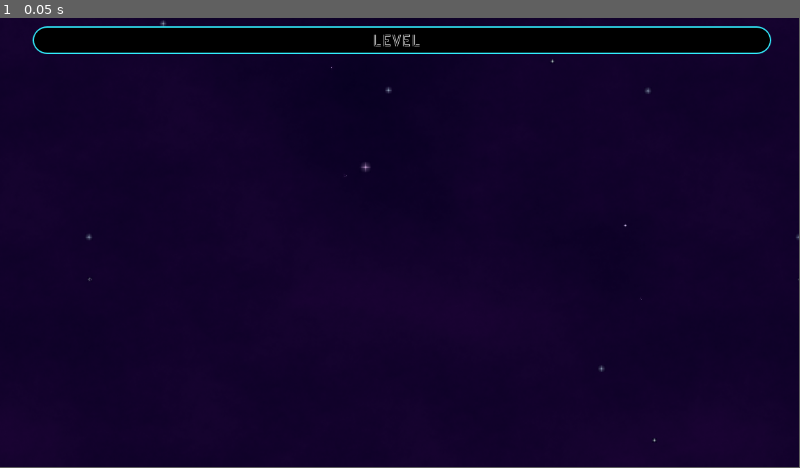
Above: before the commit, frame 1.
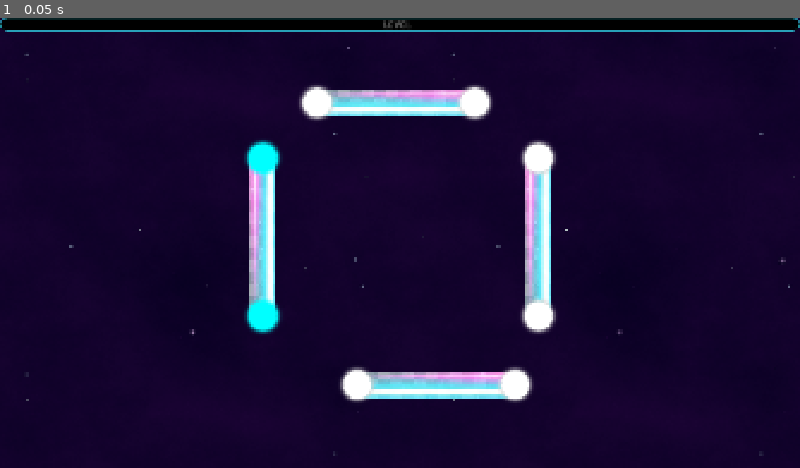
Above: after the commit, the same moment.

Repository: CarlesRa/Harmony-Waves
Game: Godot game, scene res://scenes/main_game.tscn
Two runs of this game, one before a commit and one after it. Both use one fixed random seed, a clock stepped at 60 frames per second and the inputs below. The project has no main scene, so this scene is started directly. Sound files missing from this copy of the repository are replaced by a short silence.
Inputs:
- Up to frame 1 (0.05 s): no input
In our replay, the window is 799x449 before the commit and 800x450 after it. These sizes can differ from the game's own. Grey fills any space a smaller window leaves; there, only what the larger window draws over its background counts as a difference.

The runs differ from the first frame. In frame 1, 13% of the frame differs, in the area x 0-100%, y 0-98%.

Commit message:
initializing scenes from game_manager

Diff:
--- a/project.godot
+++ b/project.godot
@@ -19,6 +19,12 @@
 GameManager="*res://scripts/game_manager.gd"
 AudioManager="*res://scripts/audio_manager.gd"
 
+[display]
+
+window/size/viewport_width=1920
+window/size/viewport_height=1080
+window/stretch/mode="canvas_items"
+
 [file_customization]
 
 folder_colors={
--- a/scenes/main_game.tscn
+++ b/scenes/main_game.tscn
@@ -1,5 +1,6 @@
-[gd_scene load_steps=5 format=3 uid="uid://cvopl44y2w53g"]
+[gd_scene load_steps=6 format=3 uid="uid://cvopl44y2w53g"]
 
+[ext_resource type="Script" uid="uid://cen5lq5w1moqa" path="res://scripts/main_game.gd" id="1_0rdsr"]
 [ext_resource type="Texture2D" uid="uid://cf144ievyx2e2" path="res://assets/hud/back.png" id="1_s3esy"]
 [ext_resource type="StyleBox" uid="uid://sh88fli7vay3" path="res://assets/styles/neon_style.tres" id="2_72e8q"]
 [ext_resource type="Theme" uid="uid://4t1h5fcm8in2" path="res://assets/themes/main_theme.tres" id="2_d2op2"]
@@ -7,39 +8,39 @@
 [sub_resource type="Environment" id="Environment_s3esy"]
 glow_bloom = 0.8
 
-[node name="MainGame" type="Node"]
-
-[node name="WorldEnvironment" type="WorldEnvironment" parent="."]
-environment = SubResource("Environment_s3esy")
+[node name="MainGame" type="Node2D"]
+script = ExtResource("1_0rdsr")
 
 [node name="HUD" type="CanvasLayer" parent="."]
 
-[node name="HUD_Background" type="TextureRect" parent="HUD"]
-offset_right = 40.0
-offset_bottom = 40.0
+[node name="CanvasLayer" type="CanvasLayer" parent="HUD"]
+layer = -10
+
+[node name="HUD_Background" type="TextureRect" parent="HUD/CanvasLayer"]
+anchors_preset = 15
+anchor_right = 1.0
+anchor_bottom = 1.0
+grow_horizontal = 2
+grow_vertical = 2
 size_flags_horizontal = 4
 size_flags_vertical = 4
 texture = ExtResource("1_s3esy")
 
 [node name="InfoBar_Layout" type="Control" parent="HUD"]
 layout_mode = 3
-anchors_preset = 0
-offset_left = 47.0
-offset_top = 32.0
-offset_right = 1112.0
-offset_bottom = 72.0
+anchors_preset = 10
+anchor_right = 1.0
+grow_horizontal = 2
 size_flags_horizontal = 4
+size_flags_vertical = 0
 theme = ExtResource("2_d2op2")
 
 [node name="Toolbar" type="PanelContainer" parent="HUD/InfoBar_Layout"]
 layout_mode = 1
-anchors_preset = 15
+anchors_preset = 10
 anchor_right = 1.0
-anchor_bottom = 1.0
-offset_top = -20.0
-offset_bottom = -20.0
+offset_bottom = 32.0
 grow_horizontal = 2
-grow_vertical = 2
 theme_override_styles/panel = ExtResource("2_72e8q")
 
 [node name="LevelLabel" type="Label" parent="HUD/InfoBar_Layout/Toolbar"]
@@ -47,4 +48,10 @@
 size_flags_horizontal = 4
 text = "Level "
 
-[node name="LevelContainer" type="Node" parent="."]
+[node name="Camera2D" type="Camera2D" parent="."]
+position = Vector2(581, 339)
+
+[node name="WorldEnvironment" type="WorldEnvironment" parent="."]
+environment = SubResource("Environment_s3esy")
+
+[node name="LevelContainer" type="Node2D" parent="."]
--- a/scripts/game_manager.gd
+++ b/scripts/game_manager.gd
@@ -1,3 +1,26 @@
 extends Node
 
-var current_dragged_piece: WavePiece = null
+var current_dragged_piece = null
+var current_level: Node = null
+var level_container: Node = null
+
+func set_level_container(container: Node) -> void:
+	level_container = container
+
+func load_level(level_path: String) -> void:
+	if current_level:
+		current_level.queue_free()
+		await get_tree().process_frame
+
+	var level_scene = load(level_path)
+	if not level_scene:
+		push_error("Error loading level: " + level_path)
+		return
+
+	current_level = level_scene.instantiate()
+	level_container.add_child(current_level)
+
+func unload_level() -> void:
+	if current_level:
+		current_level.queue_free()
+		current_level = null
--- /dev/null
+++ b/scripts/main_game.gd
@@ -0,0 +1,47 @@
+extends Node2D
+
+@onready var level_container = $LevelContainer
+@onready var camera = $Camera2D
+
+func _ready() -> void:
+	GameManager.set_level_container(level_container)
+	GameManager.load_level("res://scenes/levels/level_01.tscn")
+
+	await get_tree().process_frame
+	_adjust_camera_to_fit_level()
+
+func _adjust_camera_to_fit_level() -> void:
+	if level_container.get_child_count() == 0:
+		return
+
+	var level = level_container.get_child(0)
+	var pieces = []
+
+	# Recopilar todas las piezas
+	for child in level.get_children():
+		if child is WavePiece:
+			pieces.append(child)
+
+	if pieces.is_empty():
+		return
+
+	# Calcular bounds (límites) de todas las piezas
+	var min_pos = pieces[0].global_position
+	var max_pos = pieces[0].global_position
+
+	for piece in pieces:
+		min_pos.x = min(min_pos.x, piece.global_position.x)
+		min_pos.y = min(min_pos.y, piece.global_position.y)
+		max_pos.x = max(max_pos.x, piece.global_position.x)
+		max_pos.y = max(max_pos.y, piece.global_position.y)
+
+	# Centrar cámara
+	var center = (min_pos + max_pos) / 2
+	camera.position = center
+
+	# Ajustar zoom para que quepan todas las piezas
+	var viewport_size = get_viewport_rect().size
+	var level_size = max_pos - min_pos
+	var zoom_x = viewport_size.x / (level_size.x + 200)  # +200 de margen
+	var zoom_y = viewport_size.y / (level_size.y + 200)
+	camera.zoom = Vector2.ONE * min(zoom_x, zoom_y)
--- a/scripts/shared/wave_piece.gd
+++ b/scripts/shared/wave_piece.gd
@@ -97,7 +97,6 @@
 				_end_drag()
 
 func _start_drag() -> void:
-	GameManager.current_dragged_piece = self
 	original_position = global_position
 	drag_offset = get_global_mouse_position() - global_position
 	z_index = 1
@@ -106,8 +105,6 @@
 func _end_drag() -> void:
 	if not is_dragging: return
 	z_index = 0
-	if GameManager.current_dragged_piece == self:
-		GameManager.current_dragged_piece = null
 	_try_snap_on_release()
 	is_dragging = false
 
Not shown, added: scripts/main_game.gd.uid
